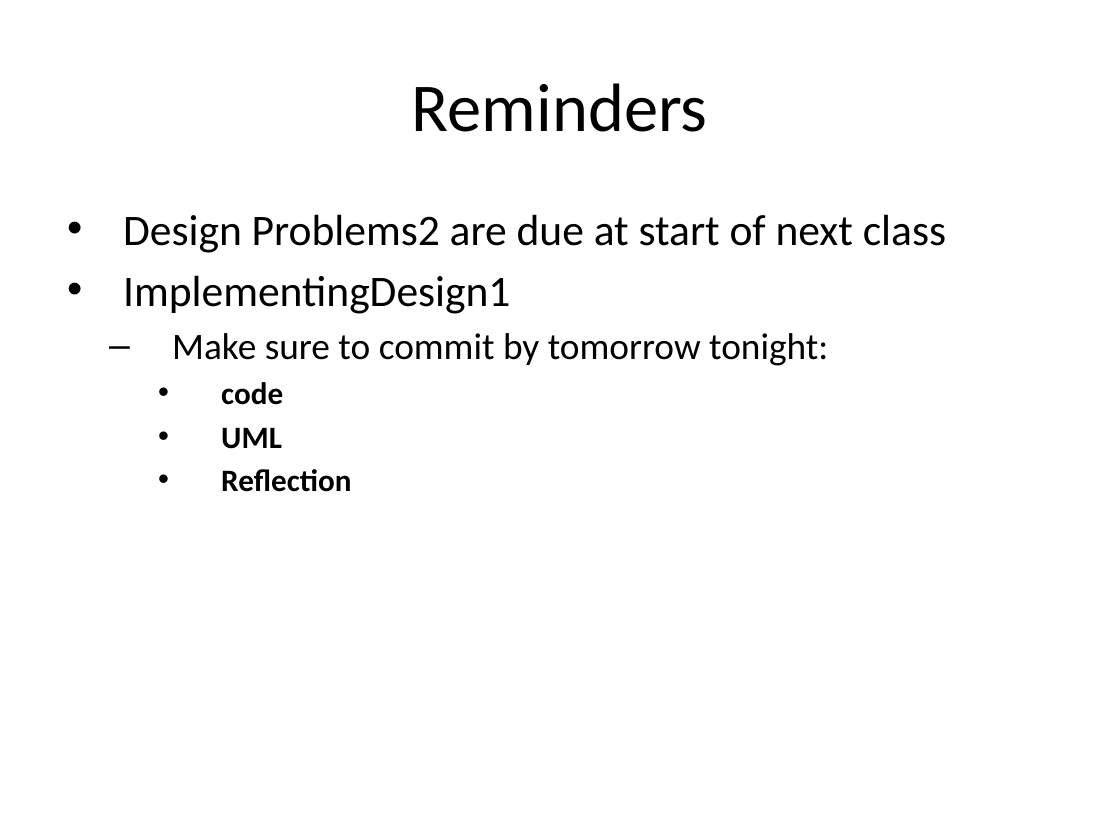
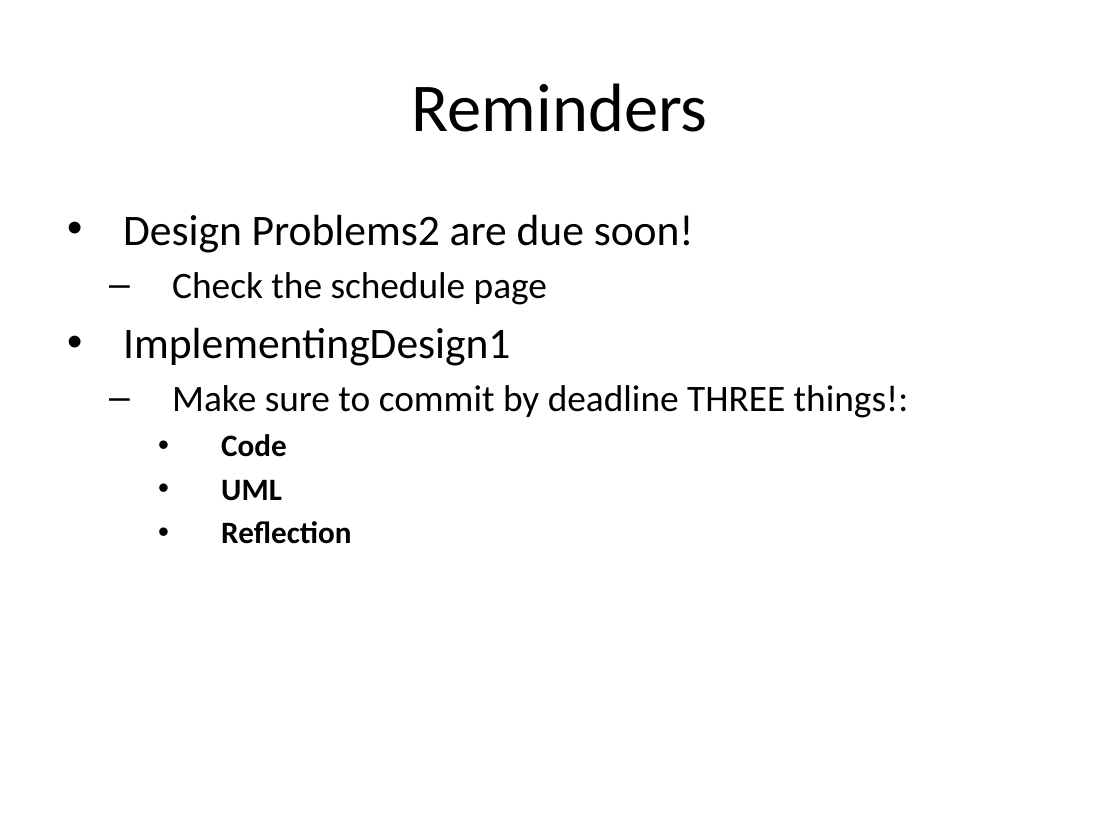
Before and after one commit to RHIT-CSSE/csse220, a slide deck: slide 38 of ClassMaterials/PairingAndEncapsulation/Slides/Encapsulation.pptx (slide 32 before the commit). Drawn at 1120x840 pixels with LibreOffice and Linux fonts; fonts in the diff are those of the drawing. Boxes give left, top, right and bottom in pixels: in the first picture for what was removed or moved away, otherwise in the second. Text is boxed around its words. In the diff, an @@ line names an element or a change of style, - is before the commit and + after.

```diff
--- a/ClassMaterials/PairingAndEncapsulation/Slides/Encapsulation.pptx
+++ b/ClassMaterials/PairingAndEncapsulation/Slides/Encapsulation.pptx
@@ text at (123, 214, 694, 305): text changed @@
-• Design Problems2 are due at start of next class
+• Design Problems2 are due soon!
+  – Check the schedule page
@@ text at (172, 385, 909, 457): text changed @@
-  – Make sure to commit by tomorrow tonight:
-    • code
+  – Make sure to commit by deadline THREE things!:
+    • Code
```
Also in this commit, not shown: 15 other slides changed, 6 slides added, 2 other files.
